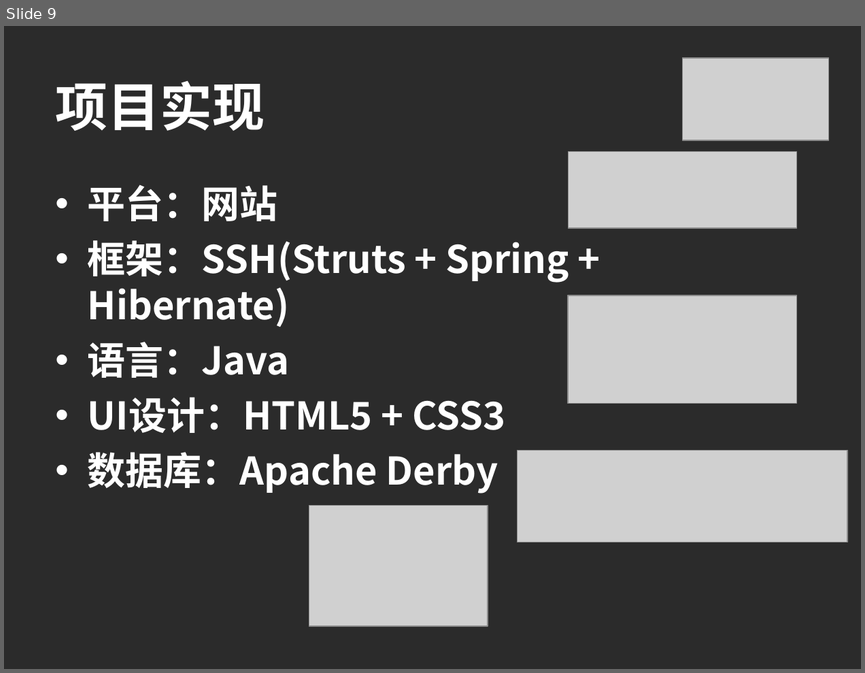
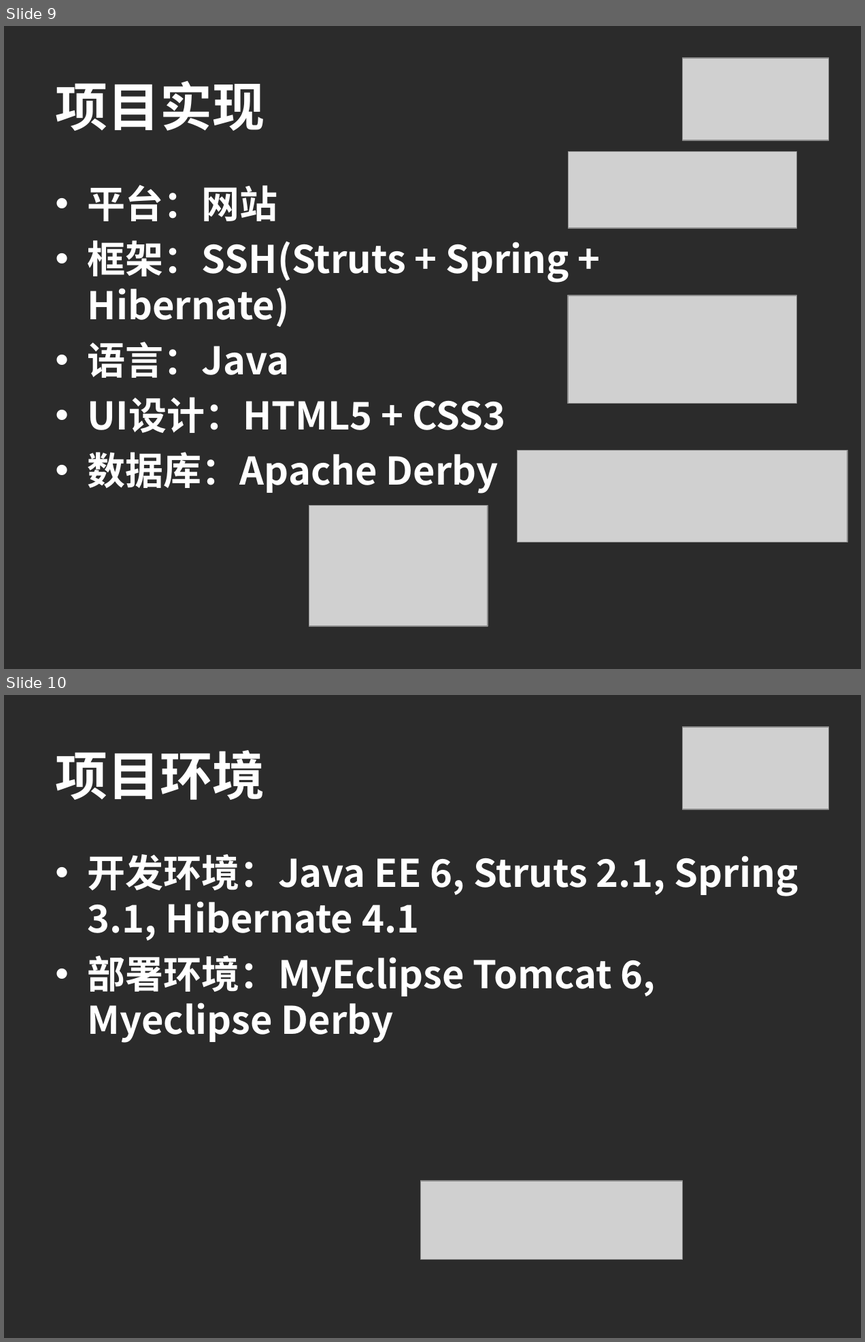
Before and after one commit to lijiancheng0614/UChange_J2EE_SSH, a slide deck: UChange_J2EE.ppt. Shown one above the other, each under a label of ours: slide 9 before the commit, slides 9 and 10 after it. The pictures are 865x673 and 865x1342 pixels, drawn with LibreOffice and Linux fonts; fonts in the diff are those of the drawing; grey boxes stand for pictures; background and template pictures are left out; a plain dark background stands for a picture behind light text. Boxes give left, top, right and bottom in pixels: in the first picture for what was removed or moved away, otherwise in the second. Text is boxed around its words. In the diff, an @@ line names an element or a change of style, - is before the commit and + after.

Commit message:
Update ppt

```diff
--- a/UChange_J2EE.ppt
+++ b/UChange_J2EE.ppt
@@ slide 10 added at [4,695,861,1338], background picture (left out) @@
@@ picture added at [683,727,829,809] @@
@@ title added at [56,750,265,800], 44 pt, text #FFFFFF, bold @@
+项目环境
@@ text added at [88,854,798,1042], 32 pt, text #FFFFFF, bold @@
+• 开发环境：Java EE 6, Struts 2.1, Spring 3.1, Hibernate 4.1
+• 部署环境：MyEclipse Tomcat 6, Myeclipse Derby
@@ picture added at [420,1181,683,1259] @@
```
Also in this commit, not shown: 1 other slide added.
